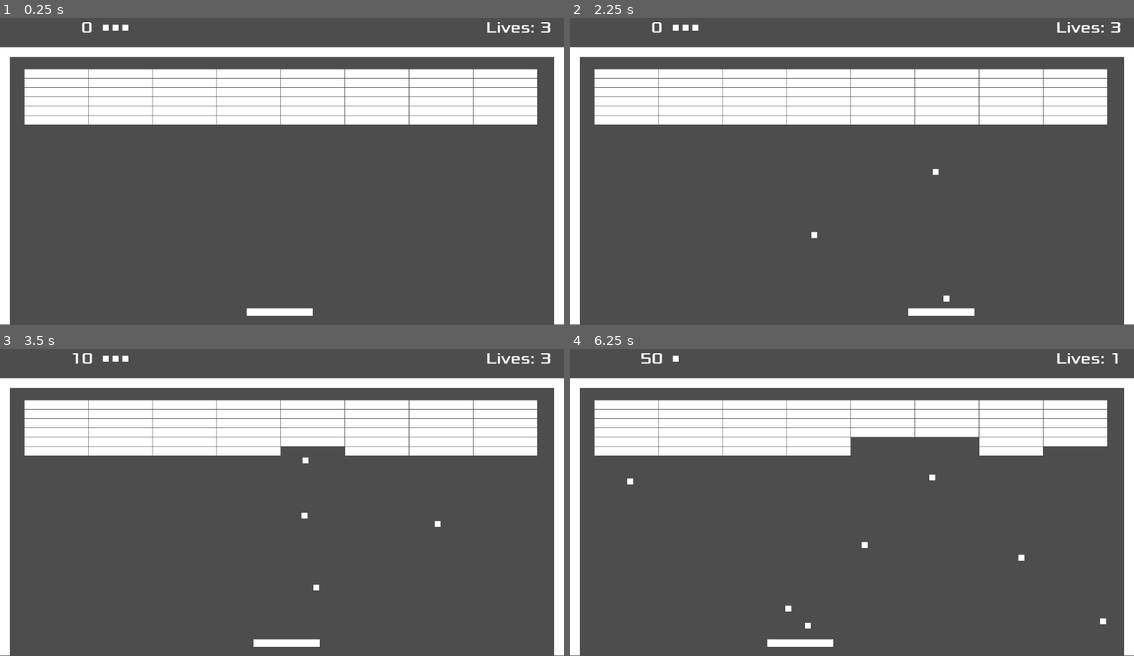
Above: before the commit, frames 1-4 (two rows, left to right).
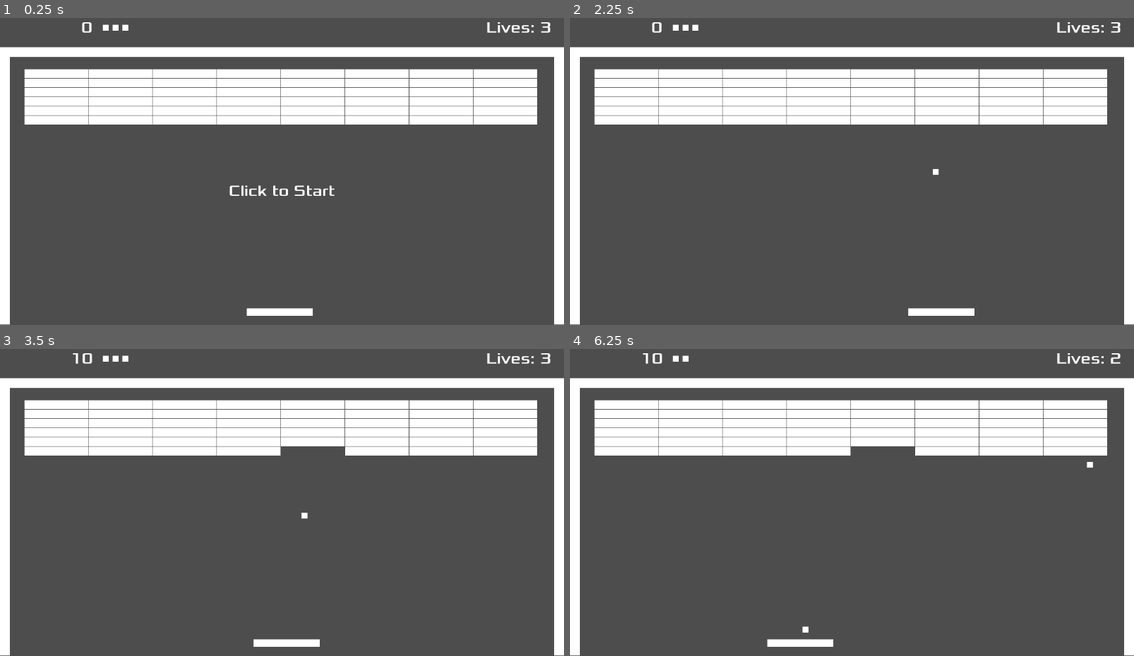
Above: after the commit, the same moments.

Repository: djaquay/breakout-gd
Game: Godot game, scene res://main.tscn
Same seed, same stepped clock (60 frames per second), same inputs: the game is played once before the commit and once after it.
Inputs (mouse positions are in pixels of both pictures, inside the frame that each line leads up to):
- Up to frame 1 (0.25 s): no input
- Up to frame 2 (2.25 s): tap Enter at 0.5, 2 s; move the mouse to (976, 150) at 0.52 s; click (976, 150) at 0.6 s; tap Space at 1.25 s; move the mouse to (739, 183) at 1.27 s; click (739, 183) at 1.35 s; move the mouse to (908, 97) at 2.02 s; click (908, 97) at 2.1 s
- Up to frame 3 (3.5 s): tap Space at 2.75 s; move the mouse to (253, 560) at 2.77 s; click (253, 560) at 2.85 s
- Up to frame 4 (6.25 s): move the mouse to (1021, 545) at 3.52 s; click (1021, 545) at 3.6 s; tap Tab (cheat_serve, bound only after the commit) at 4.15 s; move the mouse to (682, 450) at 4.27 s; click (682, 450) at 4.35 s; move the mouse to (880, 496) at 5.02 s; click (880, 496) at 5.1 s; move the mouse to (767, 419) at 5.77 s; click (767, 419) at 5.85 s

The runs differ from the first frame. In frame 1, 0.3% of the frame differs, in the area x 40-60%, y 54-58%; in frame 2, less than 0.1%; in frame 3, less than 0.1%; in frame 4, 1.7%, in the area x 10-98%, y 1-93%.

Commit message:
start/end game logic

Diff:
--- a/hud.gd
+++ b/hud.gd
@@ -2,16 +2,27 @@
 
 @export var lives: int
 var score = 0
+var in_game = false
 
 # Called when the node enters the scene tree for the first time.
 func _ready() -> void:
+	ready_to_start_game()
+
+
+func ready_to_start_game() -> void:
+	$EndText.visible = false
+	$StartText.visible = true
+
+	score = 0
+	$ScoreLabel.text = str(score)
+
 	lives = 3
 	update_lives()
 
 
-# Called every frame. 'delta' is the elapsed time since the previous frame.
-func _process(delta: float) -> void:
-	pass
+func start_game() -> void:
+	$StartText.visible = false
+	in_game = true
 
 
 func handle_score() -> void:
@@ -29,3 +40,13 @@
 func handle_lost_life() -> void:
 	lives -= 1
 	update_lives()
+	if lives < 1:
+		reset_game()
+
+
+func reset_game() -> void:
+	$EndText.visible = true
+	in_game = false
+	$GameOverTimer.start()
+	await $GameOverTimer.timeout
+	ready_to_start_game()
--- a/hud.tscn
+++ b/hud.tscn
@@ -27,6 +27,36 @@
 text = "Lives:"
 horizontal_alignment = 2
 
+[node name="StartText" type="Label" parent="."]
+visible = false
+anchors_preset = 14
+anchor_top = 0.5
+anchor_right = 1.0
+anchor_bottom = 0.5
+offset_top = 30.0
+offset_bottom = 69.0
+grow_horizontal = 2
+grow_vertical = 2
+theme_override_fonts/font = ExtResource("1_ht6fj")
+theme_override_font_sizes/font_size = 32
+text = "Click to Start"
+horizontal_alignment = 1
+
+[node name="EndText" type="Label" parent="."]
+visible = false
+anchors_preset = 14
+anchor_top = 0.5
+anchor_right = 1.0
+anchor_bottom = 0.5
+offset_top = 30.0
+offset_bottom = 69.0
+grow_horizontal = 2
+grow_vertical = 2
+theme_override_fonts/font = ExtResource("1_ht6fj")
+theme_override_font_sizes/font_size = 32
+text = "Game Over"
+horizontal_alignment = 1
+
 [node name="LifeLabel" type="Label" parent="."]
 offset_left = 1098.0
 offset_top = 20.0
@@ -54,3 +84,7 @@
 offset_top = 34.0
 offset_right = 262.0
 offset_bottom = 46.0
+
+[node name="GameOverTimer" type="Timer" parent="."]
+wait_time = 2.0
+one_shot = true
--- a/main.gd
+++ b/main.gd
@@ -21,14 +21,21 @@
 
 
 func brick_setup() -> void:
-	var size = $Brick/CollisionShape2D.shape.get_rect().size
+	clear_bricks()
+
+	# var size = $Brick/CollisionShape2D.shape.get_rect().size
 	for row in range(0, 6):
 		for col in range(0, 8):
 			var brick = brick_scene.instantiate()
+			var size = brick.get_node("ColorRect").size
 			brick.position = Vector2(col * (size.x+1) + 50, row * (size.y+1) + 125)
 			brick.name = "Brick"
 
 			add_child(brick)
+
+
+func clear_bricks() -> void:
+	get_tree().call_group("bricks", "queue_free")
 
 
 func _input(event):
@@ -38,9 +45,15 @@
 
 # Called every frame. 'delta' is the elapsed time since the previous frame.
 func _process(_delta: float) -> void:
-	if Input.is_action_just_released("serve_ball"):
-		print("in _process/serve_ball")
+	if Input.is_action_just_released("start_game") and not $HUD.in_game:
+		start_game()
+	if Input.is_action_just_released("cheat_serve") and $HUD.in_game:
 		serve_ball()
+
+func start_game() -> void:
+	brick_setup()
+	$HUD.start_game()
+	serve_ball()
 
 
 func serve_ball() -> void:
@@ -69,7 +82,8 @@
 
 func lost_life() -> void:
 	$HUD.handle_lost_life()
-	if $HUD.lives < 1:
-		pass
-	else:
+	if $HUD.in_game:
+		# TODO: add a "get ready, player one" message here?  Or let HUD?
+		$ServeTimer.start()
+		await $ServeTimer.timeout
 		serve_ball()
--- a/main.tscn
+++ b/main.tscn
@@ -33,3 +33,6 @@
 position = Vector2(504, 614)
 
 [node name="HUD" parent="." instance=ExtResource("4_36rlk")]
+
+[node name="ServeTimer" type="Timer" parent="."]
+one_shot = true
--- a/project.godot
+++ b/project.godot
@@ -17,8 +17,13 @@
 
 [input]
 
-serve_ball={
+start_game={
 "deadzone": 0.5,
 "events": [Object(InputEventMouseButton,"resource_local_to_scene":false,"resource_name":"","device":-1,"window_id":0,"a …(253 unchanged characters)…
 ]
 }
+cheat_serve={
+"deadzone": 0.5,
+"events": [Object(InputEventKey,"resource_local_to_scene":false,"resource_name":"","device":0,"window_id":0,"alt_pressed":false,"shift_pressed":false,"ctrl_pressed":false,"meta_pressed":false,"pressed":false,"keycode":0,"physical_keycode":4194306,"key_label":0,"unicode":0,"location":0,"echo":false,"script":null)
+]
+}
Not shown, changed: README.md
